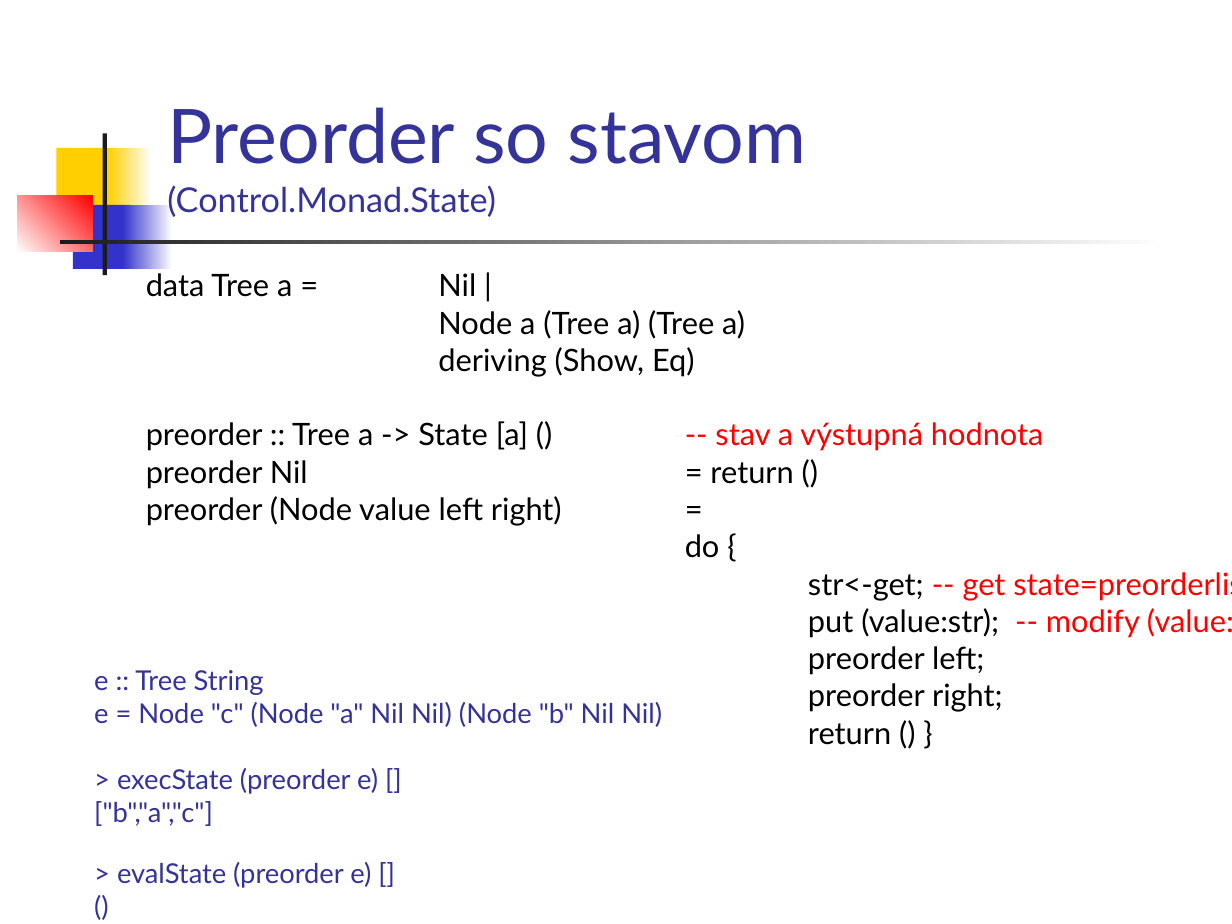
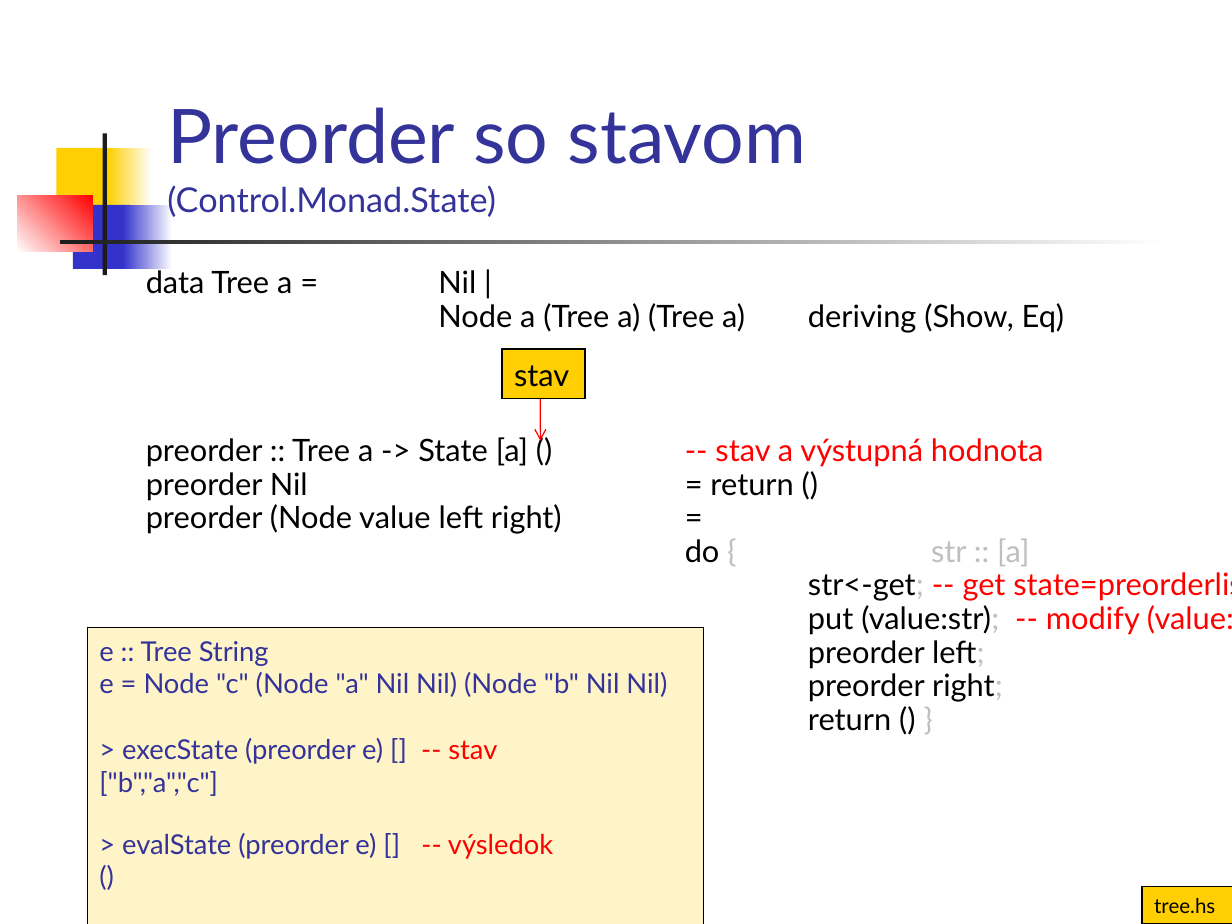
Before and after one commit to Funkcionalne/Prednasky, a slide deck: slide 25 of 13/13_fpro.ppt (slide 7 before the commit). Drawn at 1232x924 pixels with LibreOffice and Linux fonts; fonts in the diff are those of the drawing. Boxes give left, top, right and bottom in pixels: in the first picture for what was removed or moved away, otherwise in the second. Text is boxed around its words. In the diff, an @@ line names an element or a change of style, - is before the commit and + after.

```diff
--- a/13/13_fpro.ppt
+++ b/13/13_fpro.ppt
@@ text at (146, 266, 1232, 731): text colour #000000 to #BFBFBF in "str<-get;", "(value:str);", "left;", "right;" and 1 more places; line spacing 0.8 to 0.7 @@
@@ text at (438, 303, 1064, 333): text changed @@
-Node a (Tree a) (Tree a)
-deriving (Show, Eq)
+Node a (Tree a) (Tree a) deriving (Show, Eq)
@@ rectangle added at (501, 349, 584, 398), fill #FFCF01, outline #000000 0.74 pt, 18 pt, text #000000 @@
+stav
@@ arrow added from (541, 389) to (541, 441), #FF0000 0.74 pt @@
@@ text at (685, 539, 1029, 566): text changed; text colour #000000 to #BFBFBF @@
-do {
+do { str :: [a]
@@ rectangle "e :: Tree String": place and size @@
-rectangle "e :: Tree String" at (94, 670, 662, 888)
+rectangle "e :: Tree String" at (87, 627, 703, 924)
@@ rectangle "e :: Tree String" at (87, 627, 703, 924): fill none to #FFF4C8; outline none to #000000 0.74 pt @@
@@ text in rectangle at (122, 738, 497, 764): text changed @@
-> execState (preorder e) []
+> execState (preorder e) [] -- stav
@@ text in rectangle at (122, 833, 553, 859): text changed @@
-> evalState (preorder e) []
+> evalState (preorder e) [] -- výsledok
@@ rectangle added at (1142, 887, 1232, 924), fill #FFCF01, outline #000000 0.74 pt, 12 pt, text #000000 @@
+tree.hs
```
Also in this commit, not shown: 8 other slides changed, 18 slides added, 2 other files.
